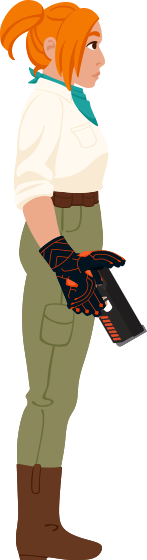
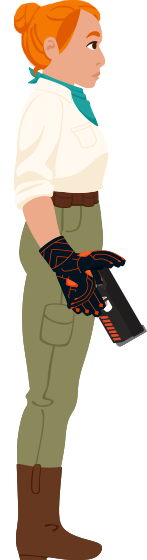
The second 147px x 560px image is a revision of the first. Changes to its layers:
hid group "hair - bangs" (1st of 2) (1 layers) over [55, 8, 100, 92]
hid group "hair - ponytail" (1st of 2) (1 layers) over [0, 0, 45, 60]
added layer "head - gibson" in group "head" over [13, 0, 105, 88]
